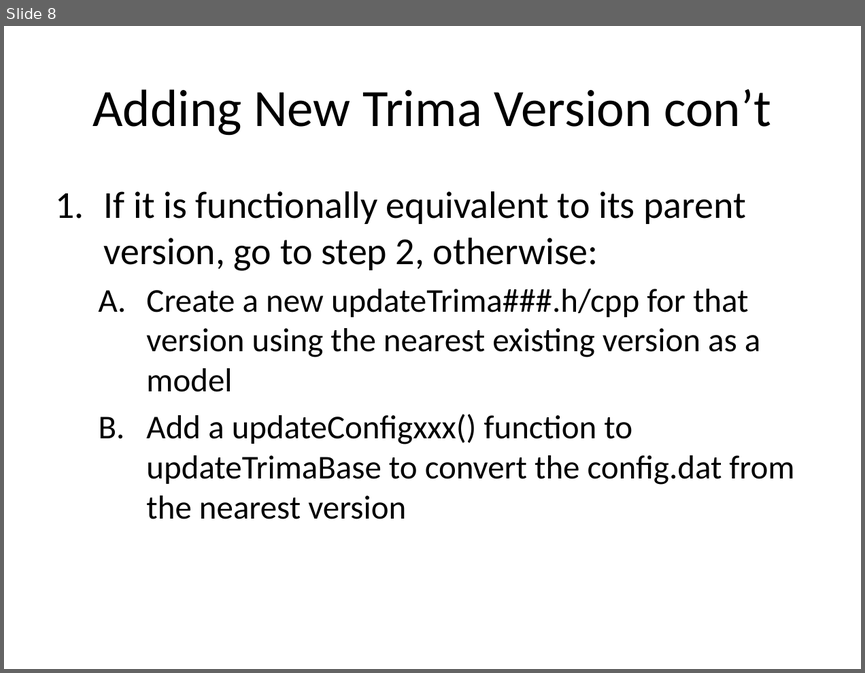
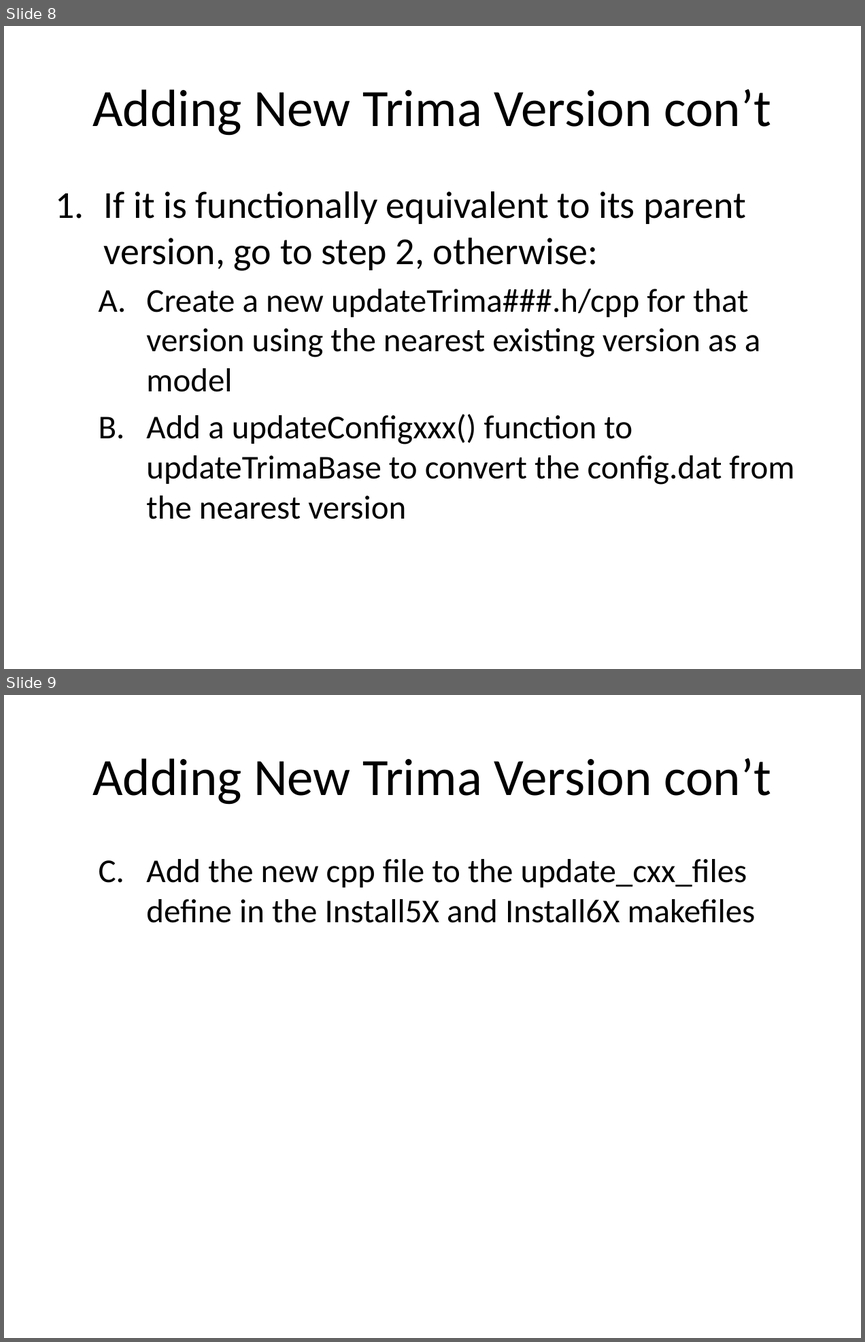
Before and after one commit to ebadusb/Install, a slide deck: Trima Install Scripts.pptx. Shown one above the other, each under a label of ours: slide 8 before the commit, slides 8 and 9 after it. The pictures are 865x673 and 865x1342 pixels, drawn with LibreOffice and Linux fonts; fonts in the diff are those of the drawing. Boxes give left, top, right and bottom in pixels: in the first picture for what was removed or moved away, otherwise in the second. Text is boxed around its words. In the diff, an @@ line names an element or a change of style, - is before the commit and + after.

Commit message:
Install script instructions change
[git-p4: depot-paths = "//depot/main/embedded/Trima/Install/": change = 42080]

```diff
--- a/Trima Install Scripts.pptx
+++ b/Trima Install Scripts.pptx
@@ slide 9 added at (4, 695, 861, 1338), background #D2D2D2 @@
@@ title added at (92, 758, 771, 804), 44 pt, text #000000 @@
+Adding New Trima Version con’t
@@ text added at (146, 859, 755, 923), 28 pt, text #000000 @@
+  C. Add the new cpp file to the update_cxx_files define in the Install5X and Install6X makefiles
```
Also in this commit, not shown: 10 other slides changed.
